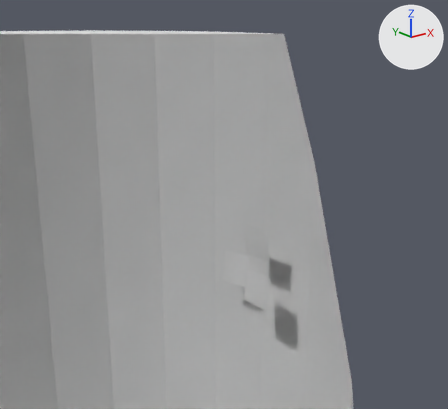
Two versions of the Blender file models/map.blend, one commit apart.
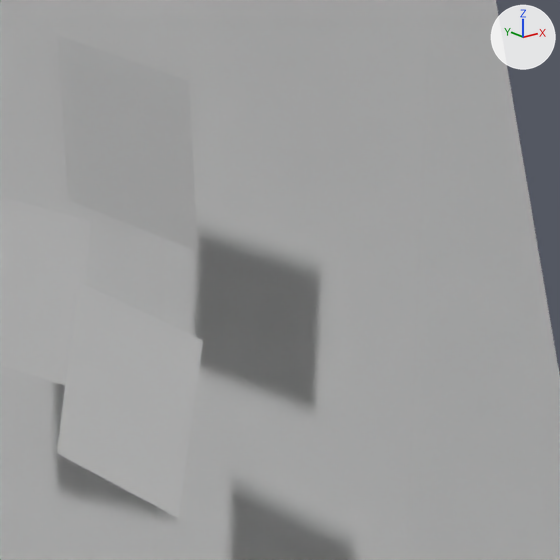
Old and new are each drawn from a 50 mm lens placed at (-11.87, -25.16, 15.82), pointed at (10.16, 2.38, 4.8) and again close up on the part from 52% to 75% of the width and 53% to 78% of the height. Arrows for +X, +Y and +Z are at upper right; the lights stay in place. The older version's two pictures come first. Everything nearer to the camera than a plane just in front of the edit is cut away.

In view in the first close-up: 'Plane', 'screen', 'screen.001', 'screen.002'.
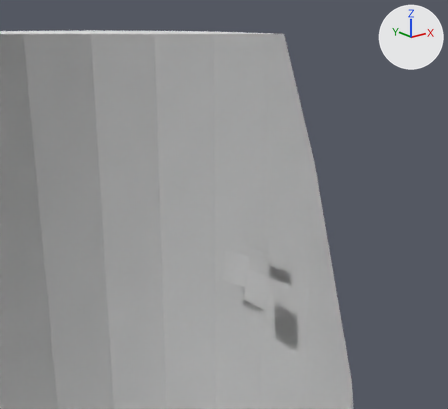
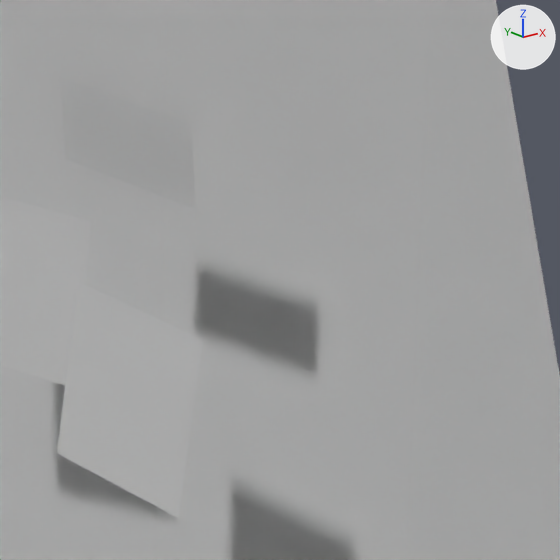
Pixel boxes (x1, y1, x2, y2) of what changed, in the close-ups (560 x 560 px):
'screen.002', rescaled (39% shorter): before (57, 35, 198, 252); after (60, 77, 196, 209)

The change, as a list of edits to the scene's bpy script:
```text
Change ob_screen_002:
    ob_screen_002.scale: (1.0, 1.0, 1.0) -> (0.996, 0.496, 1.0)
```
